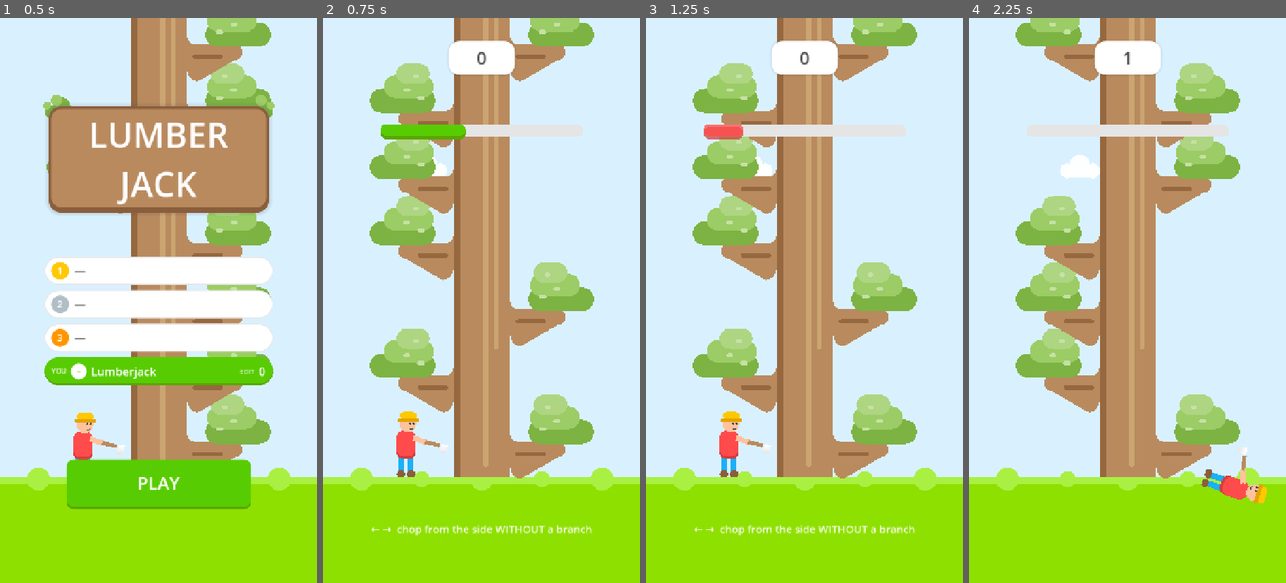
Above: before the commit, frames 1-4 (left to right).
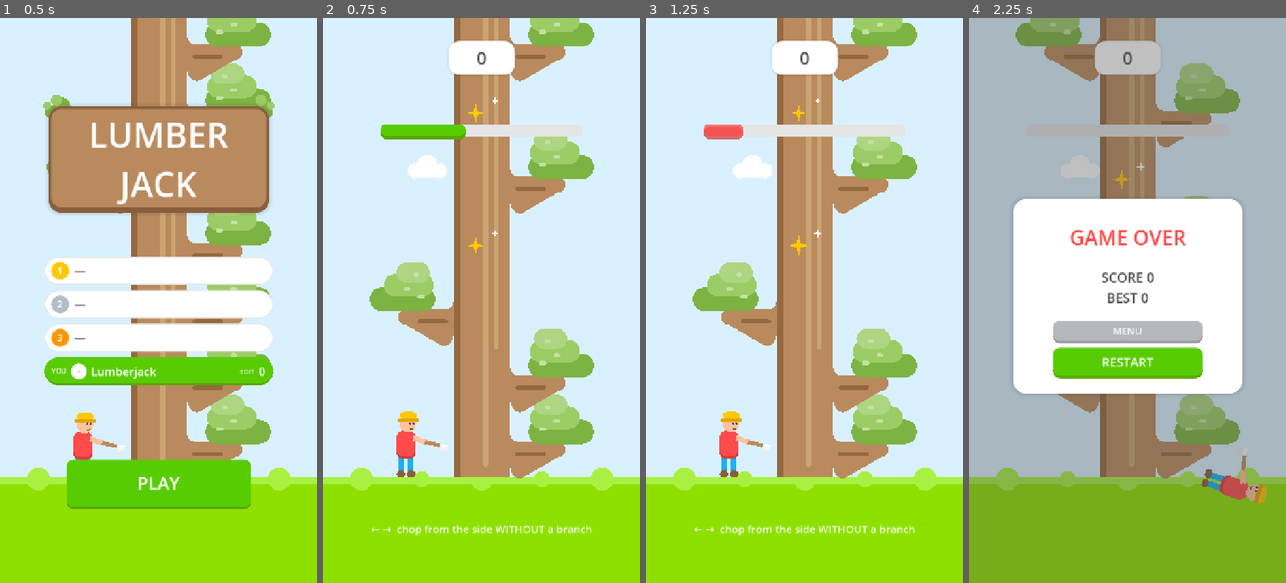
Above: after the commit, the same moments.

Repository: spr021/lumber-jack
Game: Godot game, scene res://scenes/menu.tscn
The game is run twice, just before and just after one commit, with the same random seed, the same clock (stepped at 60 frames per second) and the same inputs.
Inputs (mouse positions are in pixels of both pictures, inside the frame that each line leads up to):
- Up to frame 1 (0.5 s): no input
- Up to frame 2 (0.75 s): click "PLAY" at 0.5 s
- Up to frame 3 (1.25 s): no input
- Up to frame 4 (2.25 s): tap Enter (ui_accept) at 1.25, 1.52 s; move the mouse to (1197, 272) at 1.27 s; hold Right (ui_right) 1.28-2.03 s; click (1197, 272) at 1.42 s; move the mouse to (1064, 328) at 2.02 s; hold Left (ui_left) from 2.03 s (still down)

Frame 1 is identical in both runs. In frame 2, 17% of the frame differs, in the area x 14-86%, y 8-70%; in frame 3, 17%; in frame 4, 100%, in the area x 0-100%, y 0-100%.

Commit message:
feat: rare bare trunk segments safe from both sides
About 1 in 10 segments grows no branch and scores from either side (never two in a row), marked with golden sparkles as a deliberate free-chop beat.

Diff:
--- a/scripts/main.gd
+++ b/scripts/main.gd
@@ -1,16 +1,20 @@
 extends Node2D
 ## Lumberjack — Timberman-style reaction game.
 ##
-## The tree is an endless stack of segments and every segment grows one branch,
-## either left or right. A time bar constantly drains; each correct chop (from
-## the side without a branch) refills it a little, and the drain speeds up with
-## the score. When the bar runs dry the lumberjack drops — the clock is the
+## The tree is an endless stack of segments; each grows one branch — left or
+## right — and rarely (~1 in 10, random) none at all, which is safe from both
+## sides. A time bar constantly drains; each correct chop (from the side
+## without a branch) refills it a little, and the drain speeds up with the
+## score. When the bar runs dry the lumberjack drops — the clock is the
 ## only killer, chopping into a branch simply earns nothing.
 
 const SEG_H := 150.0
 const SEG_COUNT := 12
 const TRUNK_W := 130.0
 const BRANCH_LEN := 125.0
+# Bare segments grow no branch on either side, so a chop from any side scores.
+# Rolled randomly per segment at ~1 in 10 on average, but never two in a row.
+const NO_BRANCH_CHANCE := 0.1
 const GROUND_MARGIN := 240.0
 const JACK_X := 172.0
 const SLIDE_TIME := 0.09
@@ -37,7 +41,7 @@
 const BAR_W := 460.0
 const BAR_H := 30.0
 
-enum Side { LEFT, RIGHT }
+enum Side { LEFT, RIGHT, NONE }
 enum State { PLAYING, DYING, GAME_OVER }
 
 const SKY := Color("d9f1ff")
@@ -307,6 +311,10 @@
 
 
 func _rand_side() -> int:
+	# Rare bare segment: ~1 in 10 rolls, never two in a row so the trunk never
+	# reads as broken.
+	if randf() < NO_BRANCH_CHANCE and segments.back() != Side.NONE:
+		return Side.NONE
 	return Side.LEFT if randi() % 2 == 0 else Side.RIGHT
 
 
@@ -542,11 +550,14 @@
 			continue
 		if top + SEG_H < -180.0:
 			break
+		if segments[i] == Side.NONE:
+			continue
 		var dir := -1.0 if segments[i] == Side.LEFT else 1.0
 		_branch_assembly(dir, top + SEG_H * 0.58, cx + dir * (TRUNK_W * 0.5))
 	# Lighter main face over the branch roots, leaving a dark edge band.
 	draw_rect(Rect2(cx - TRUNK_W * 0.5 + BAND, -80.0, TRUNK_W - BAND, ground + 80.0 + sh.y), TRUNK)
 	_draw_trunk_stripes(cx, ground + sh.y)
+	_draw_bare_marks(cx, ground, sh)
 	_draw_chips(sh)
 	_draw_flying_logs(sh)
 	_draw_jack(sh)
@@ -660,6 +671,34 @@
 		PackedColorArray([TRUNK_L]))
 
 
+func _draw_bare_marks(cx: float, ground: float, sh: Vector2) -> void:
+	# Bare segments grow no branch, which on its own just reads as "missing
+	# art" — golden sparkles mark them as a deliberate free-chop bonus beat.
+	# Drawn after the trunk face so the bark does not cover them.
+	for i in segments.size():
+		if segments[i] != Side.NONE:
+			continue
+		var top := ground - float(i + 1) * SEG_H + slide_offset + sh.y
+		if top > _vh() + 40.0:
+			continue
+		if top + SEG_H < -180.0:
+			break
+		var pulse := 0.85 + 0.15 * sin(elapsed * 5.0 + float(i) * 1.7)
+		var mid := Vector2(cx - 14.0, top + SEG_H * 0.5)
+		_draw_sparkle(mid, 23.0 * pulse, HAT)
+		_draw_sparkle(mid + Vector2(44.0, -28.0), 11.0 * pulse, Color.WHITE)
+
+
+func _draw_sparkle(center: Vector2, r: float, color: Color) -> void:
+	# Four-point star: tips on the axes, pinched diagonals between them.
+	var pts := PackedVector2Array()
+	for k in 4:
+		var a := TAU * float(k) / 4.0 - PI * 0.5
+		pts.append(center + Vector2.from_angle(a) * r)
+		pts.append(center + Vector2.from_angle(a + PI * 0.25) * r * 0.32)
+	draw_polygon(pts, PackedColorArray([color]))
+
+
 func _branch_points(edge: float, by: float) -> PackedVector2Array:
 	# Branch silhouette growing out of the trunk edge toward +x: concave
 	# fillets where it meets the trunk and a convex rounded tip.
@@ -735,8 +774,9 @@
 		draw_polygon(_rounded_points(
 			Rect2(24.0, -SEG_H * 0.5 + 34.0, 10.0, SEG_H * 0.3), 5.0),
 			PackedColorArray([TRUNK_L]))
-		var dir := -1.0 if piece.branch == Side.LEFT else 1.0
-		_branch_assembly(dir, -SEG_H * 0.5 + SEG_H * 0.58, dir * (TRUNK_W * 0.5))
+		if piece.branch != Side.NONE:
+			var dir := -1.0 if piece.branch == Side.LEFT else 1.0
+			_branch_assembly(dir, -SEG_H * 0.5 + SEG_H * 0.58, dir * (TRUNK_W * 0.5))
 	draw_set_transform(Vector2.ZERO, 0.0, Vector2.ONE)
 
 
--- a/tests/rules_test.gd
+++ b/tests/rules_test.gd
@@ -114,6 +114,39 @@
 	if game.time_left > game.TIME_MAX + 0.0001:
 		failures.append("time reward exceeded TIME_MAX")
 
+	# A bare segment (no branch on either side) is safe from both sides: a
+	# chop from either side scores and keeps the combo.
+	game._reset()
+	_advance(game)
+	game.segments[1] = game.Side.NONE
+	game.chop(game.Side.LEFT)
+	if game.score != 1 or game.combo != 1:
+		failures.append("chop left on a bare segment must score")
+	_advance(game)
+	game.segments[1] = game.Side.NONE
+	game.chop(game.Side.RIGHT)
+	if game.score != 2 or game.combo != 2:
+		failures.append("chop right on a bare segment must score too")
+
+	# Bare segments are rare: ~1 in 10 rolls on average, and never two in a
+	# row so the trunk never reads as broken. The loop appends every roll like
+	# the real stack does, since the guard reads the previous segment.
+	game.segments = [game.Side.RIGHT]
+	seed(12345)
+	var bare := 0
+	var consecutive := false
+	for i in 20000:
+		var s: int = game._rand_side()
+		if s == game.Side.NONE:
+			bare += 1
+			if game.segments.back() == game.Side.NONE:
+				consecutive = true
+		game.segments.append(s)
+	if bare < 1500 or bare > 2500:
+		failures.append("bare frequency %d/20000 is outside ~1 in 10" % bare)
+	if consecutive:
+		failures.append("two bare segments appeared in a row")
+
 	# A drained bar kills: with almost no time left, death follows within a
 	# few frames of real-time drain.
 	game.time_left = 0.001
